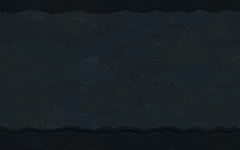
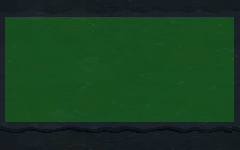
Revision of a layered 240 x 150 image; what changed, layer by layer:
renamed "WalkArea" to "Walk area", showed it, painted on it over [5,17,234,122]
painted on "Layer 4" over [0,0,240,150]
